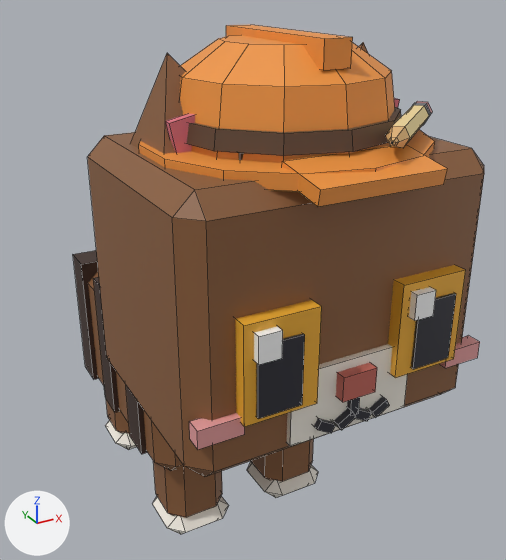
Renders of the FBX model assets/cat-cafe/exports/CatCafe_Cat_Builder.fbx from each side of a commit.
Before and after are seen from a 50 mm lens placed at (-0.0109, -0.0233, 0.0206), pointed at (0.0012, -0.0012, 0.0096). The lights are fixed; the arrows at lower left show +X, +Y and +Z. The picture after the commit comes second. Mesh edges are drawn as thin lines. Where no turn or scale is listed for an object, it has been applied to the vertices.

Names of what the first picture shows: 'CatCafe_Cat_Builder_Body', 'CatCafe_Cat_Builder_EarR', 'CatCafe_Cat_Builder_Eye1', 'CatCafe_Cat_Builder_Eye2', 'CatCafe_Cat_Builder_Head', 'CatCafe_Cat_Builder_LegB2', 'CatCafe_Cat_Builder_LegF1', 'CatCafe_Cat_Builder_LegF2', 'CatCafe_Cat_Builder_Prop' and 1 more.
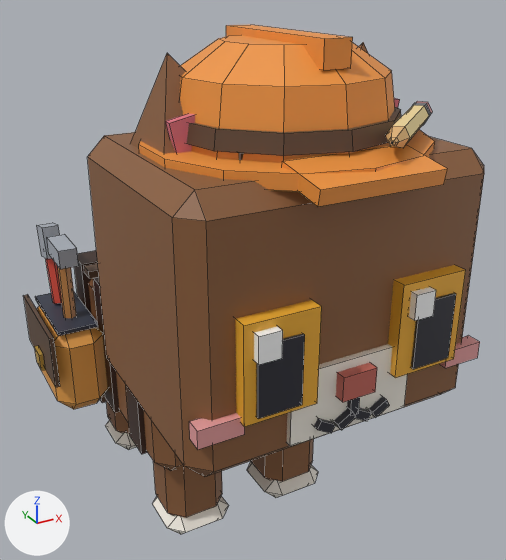
The change, as a list of edits to the scene's bpy script:
```text
Change me_catcafe_cat_builder_body:
    used by ob_catcafe_cat_builder_body; location = (0.0, 0.0, 0.0)
    remove me_catcafe_cat_builder_body.from_pydata(...)  # 56 vertices, 50 faces; spans x -0.0041..0.0041, y -0.00395..0.00595, z 0.0033..0.0094
    add me_catcafe_cat_builder_body.from_pydata(...)  # 168 vertices, 140 faces; spans x -0.00645..0.00417, y -0.00395..0.00595, z 0.00303..0.01118
    me_catcafe_cat_builder_body part 1: a new loose piece, a box spanning x -0.00405..0.00405, y 0.00313..0.00383, z 0.00907..0.00937, in mat_catcafe_palette
    me_catcafe_cat_builder_body part 2: a new loose piece, a box spanning x -0.00405..0.00405, y 0.00313..0.00383, z 0.00303..0.00333, in mat_catcafe_palette
    me_catcafe_cat_builder_body part 3: a new loose piece, a box spanning x -0.00631..-0.00613, y 0.00123..0.00573, z 0.00558..0.00776, in mat_catcafe_palette
    me_catcafe_cat_builder_body part 4: a new loose piece, a box spanning x -0.00645..-0.00628, y 0.00304..0.00391, z 0.00544..0.00616, in mat_catcafe_palette
    me_catcafe_cat_builder_body part 5: a new loose piece, a box spanning x -0.00588..-0.00429, y 0.00159..0.00536, z 0.0076..0.00777, in mat_catcafe_palette
    me_catcafe_cat_builder_body part 6: a new loose piece, a box spanning x -0.00545..-0.00472, y 0.00188..0.00362, z 0.01022..0.01095, in mat_catcafe_palette
    me_catcafe_cat_builder_body part 7: a new loose piece, a 6-sided cylinder along z spanning x -0.00531..-0.00486, y 0.00249..0.00302, z 0.00769..0.01059, in mat_catcafe_palette
    me_catcafe_cat_builder_body part 8: a new loose piece of 24 vertices spanning x -0.00617..-0.004, y 0.0013..0.00565, z 0.00392..0.00769, in mat_catcafe_palette
    me_catcafe_cat_builder_body part 9
    14 vertices are added at x -0.00547..-0.00482, y 0.00383..0.0052, z 0.0078..0.01118
    6 new vertices lie (0.0, 0.00048, 0.00226) away from vertices in x -0.0054..-0.00489, y 0.00383..0.00439, z 0.0078..0.00792
    14 new faces join them
    other edits to the shape of me_catcafe_cat_builder_body do not show in these pictures
```

Location of each change, (x1, y1, x2, y2) in pixels of the pictures (506 x 560 px):
'CatCafe_Cat_Builder_Body', reshaped
    before: (73, 250, 184, 471)
    after: (23, 223, 184, 471)
part 1 of me_catcafe_cat_builder_body, added
    after: (84, 263, 99, 278)
part 2 of me_catcafe_cat_builder_body, added (mostly hidden)
    after: (100, 393, 108, 403)
part 3 of me_catcafe_cat_builder_body, added (brown)
    after: (23, 294, 60, 387)
part 4 of me_catcafe_cat_builder_body, added
    after: (34, 346, 46, 371)
part 5 of me_catcafe_cat_builder_body, added
    after: (35, 292, 98, 336)
part 6 of me_catcafe_cat_builder_body, added
    after: (47, 234, 79, 269)
part 7 of me_catcafe_cat_builder_body, added (brown)
    after: (58, 267, 76, 318)
part 8 of me_catcafe_cat_builder_body, added (brown)
    after: (37, 306, 108, 409)
part 9 of me_catcafe_cat_builder_body, added
    after: (37, 223, 62, 304)
